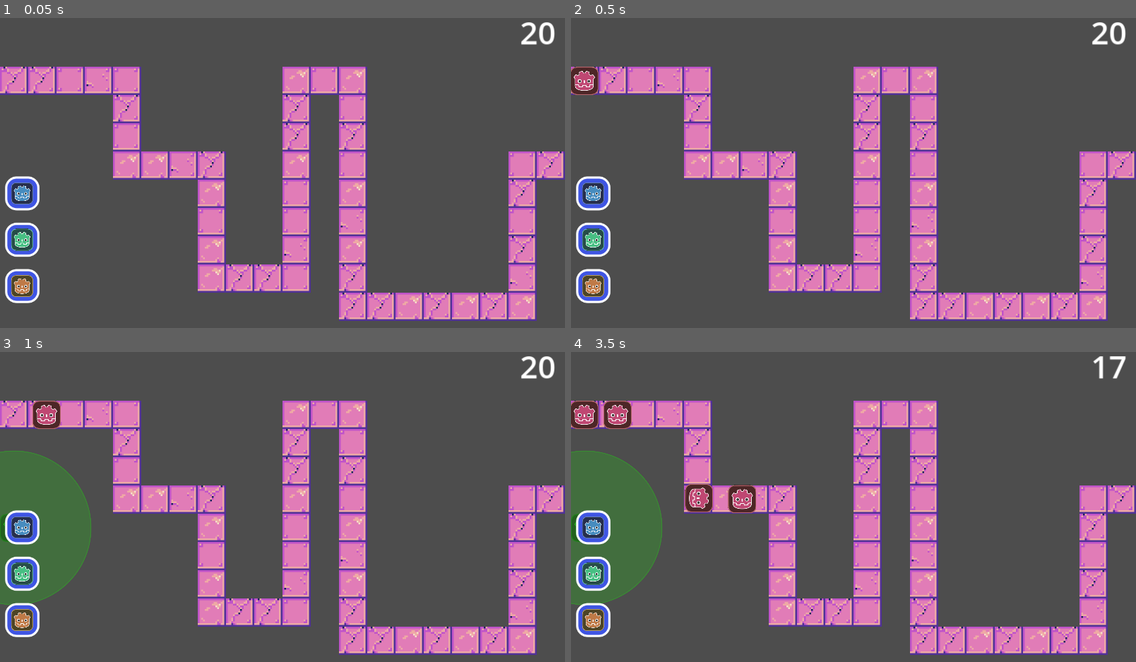
Above: before the commit, frames 1-4 (two rows, left to right).
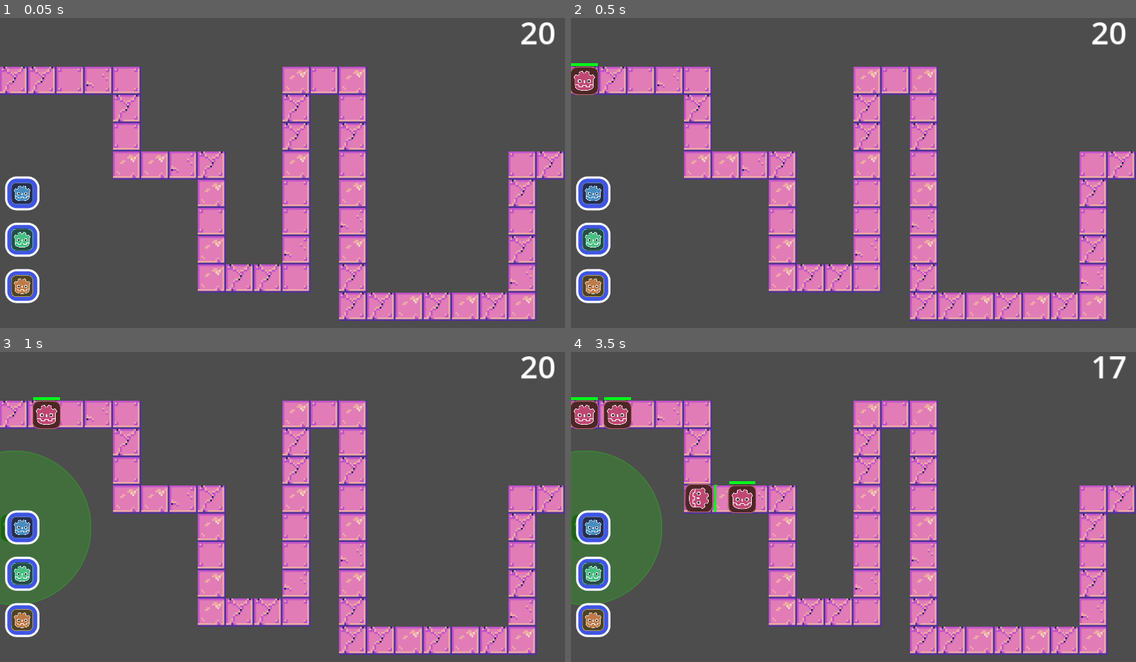
Above: after the commit, the same moments.

Repository: Galitie/20-sec-game-jam
Game: Godot game, scene res://Prototype/main.tscn
Two runs of this game, one before a commit and one after it. Both use one fixed random seed, a clock stepped at 60 frames per second and the inputs below.
Inputs (mouse positions are in pixels of both pictures, inside the frame that each line leads up to):
- Up to frame 1 (0.05 s): no input
- Up to frame 2 (0.5 s): no input
- Up to frame 3 (1 s): click (22, 528) at 0.5 s
- Up to frame 4 (3.5 s): click (593, 575) at 1.25 s; click (593, 618) at 2 s; click (593, 528) at 2.75 s

Frame 1 is identical in both runs. In frame 2, less than 0.1% of the frame differs, in the area x 0-5%, y 14-16%; in frame 3, less than 0.1%; in frame 4, 0.2%, in the area x 0-33%, y 14-52%.

Commit message:
added healthbar back

Diff:
--- a/Scenes/Enemies/EnemyLogic.gd
+++ b/Scenes/Enemies/EnemyLogic.gd
@@ -3,11 +3,12 @@
 var enemy_speed: int = 150
 var hp = 5
 
+@onready var health_bar = get_node("HealthBar")
 
-func _process(delta):
-	pass
-	# if enemy_health <= 0:
-	# die
+
+func _ready():
+	health_bar.max_value = hp
+	health_bar.value = hp
 
 func _physics_process(delta):
 	move(delta)
@@ -18,6 +19,7 @@
 
 func on_hit(damage):
 	hp -= damage
+	health_bar.value = hp
 	if hp <= 0:
 		on_destroy()
 
--- a/Scenes/Enemies/EnemyType1.tscn
+++ b/Scenes/Enemies/EnemyType1.tscn
@@ -1,10 +1,13 @@
-[gd_scene load_steps=4 format=3 uid="uid://f4opx45l5mp5"]
+[gd_scene load_steps=5 format=3 uid="uid://f4opx45l5mp5"]
 
 [ext_resource type="Script" path="res://Scenes/Enemies/EnemyLogic.gd" id="1_r00j5"]
 [ext_resource type="Texture2D" uid="uid://brve3sixblr15" path="res://Assets/UI/Enemy.png" id="2_rjvyo"]
 
 [sub_resource type="RectangleShape2D" id="RectangleShape2D_113g8"]
 size = Vector2(128, 128)
+
+[sub_resource type="StyleBoxFlat" id="StyleBoxFlat_cwr8l"]
+bg_color = Color(0, 1, 0.0980392, 1)
 
 [node name="Enemy" type="PathFollow2D"]
 script = ExtResource("1_r00j5")
@@ -17,3 +20,11 @@
 
 [node name="CollisionShape2D" type="CollisionShape2D" parent="Area2D" groups=["enemy"]]
 shape = SubResource("RectangleShape2D_113g8")
+
+[node name="HealthBar" type="ProgressBar" parent="."]
+offset_left = -30.0
+offset_top = -40.0
+offset_right = 30.0
+offset_bottom = -34.0
+theme_override_styles/fill = SubResource("StyleBoxFlat_cwr8l")
+show_percentage = false
